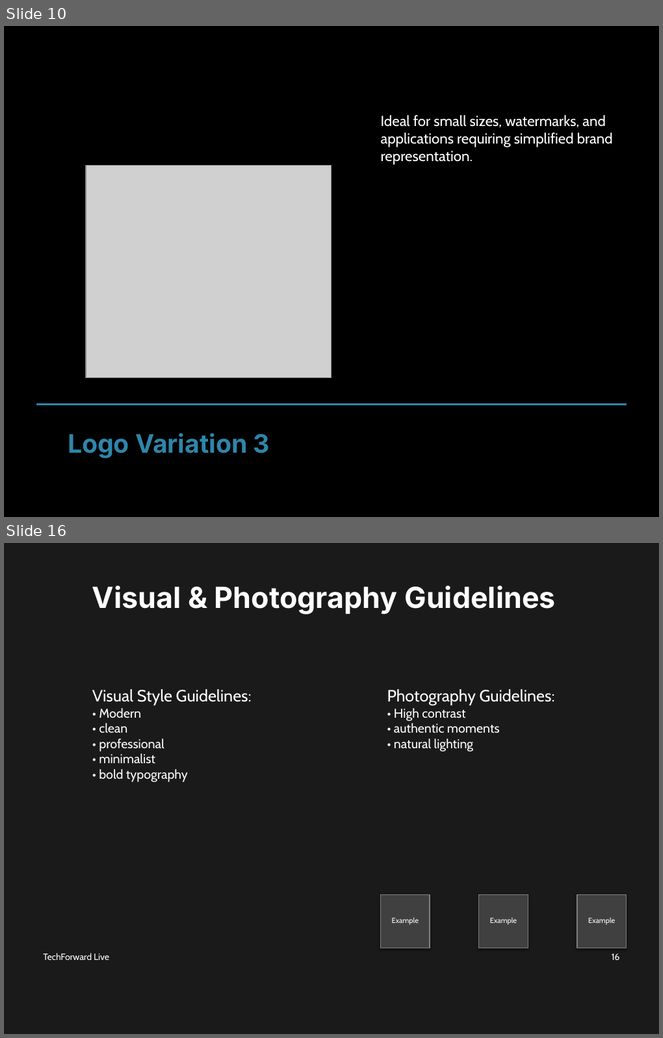
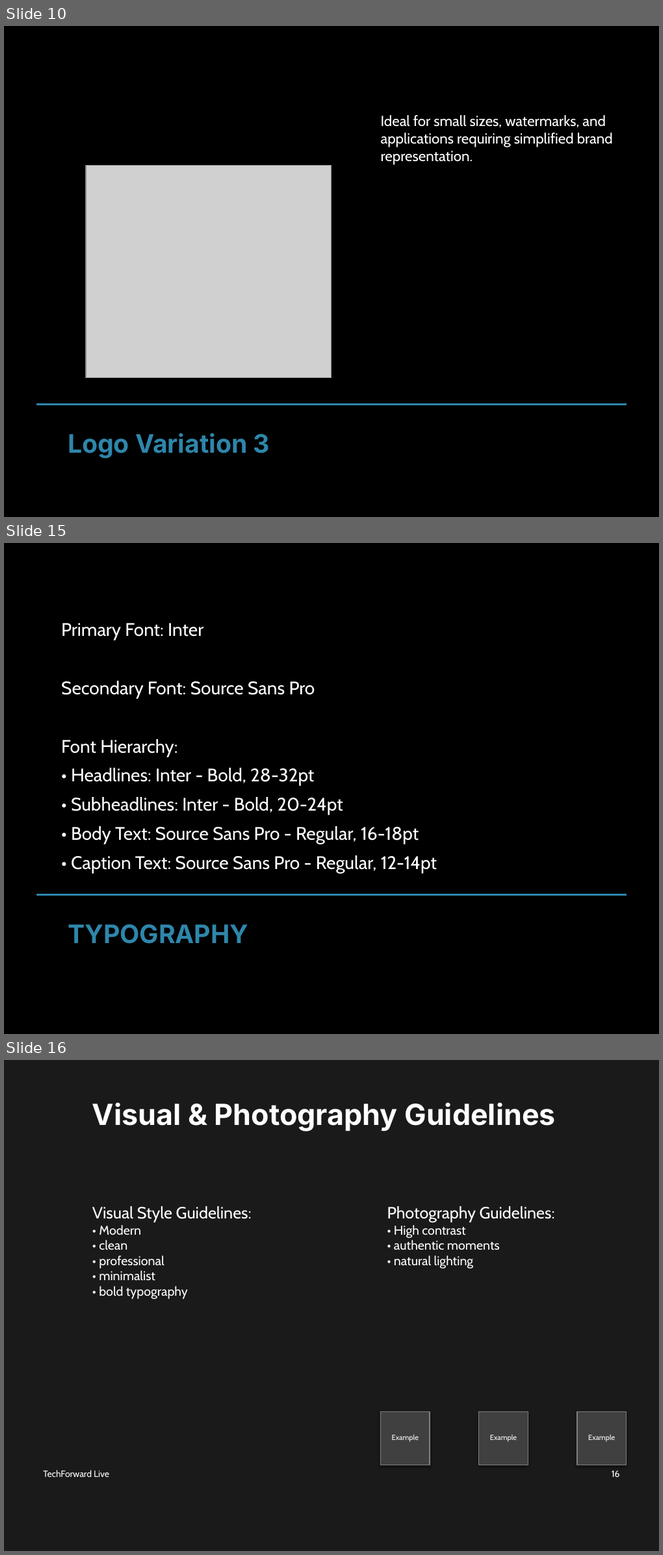
Before and after one commit to md-anas-sabah/brand_book_generator_crewai, a slide deck: output/techforward_live/techforward_live_enhanced_brand_book.pptx. Shown one above the other, each under a label of ours: slides 10 and 16 before the commit, slides 10, 15 and 16 after it; the slides between them are not shown. The pictures are 663x1038 and 663x1555 pixels, drawn with LibreOffice and Linux fonts; fonts in the diff are those of the drawing; grey boxes stand for pictures. Boxes give left, top, right and bottom in pixels: in the first picture for what was removed or moved away, otherwise in the second. Text is boxed around its words. In the diff, an @@ line names an element or a change of style, - is before the commit and + after.

```diff
--- a/output/techforward_live/techforward_live_enhanced_brand_book.pptx
+++ b/output/techforward_live/techforward_live_enhanced_brand_book.pptx
@@ slide 15 added at bbox=[4, 543, 659, 1034], background #000000 @@
@@ text added at bbox=[61, 623, 437, 873], 20 pt, text #FFFFFF @@
+Primary Font: Inter
+Secondary Font: Source Sans Pro
+Font Hierarchy:
+• Headlines: Inter - Bold, 28-32pt
+• Subheadlines: Inter - Bold, 20-24pt
+• Body Text: Source Sans Pro - Regular, 16-18pt
+• Caption Text: Source Sans Pro - Regular, 12-14pt
@@ line added from (36, 895) to (627, 895), #2E86AB 2 pt @@
@@ text added at bbox=[68, 925, 248, 944], 28 pt, text #2E86AB, bold @@
+TYPOGRAPHY
```
Also in this commit, not shown: 8 slides changed, 1 slide removed, 1 other file.
